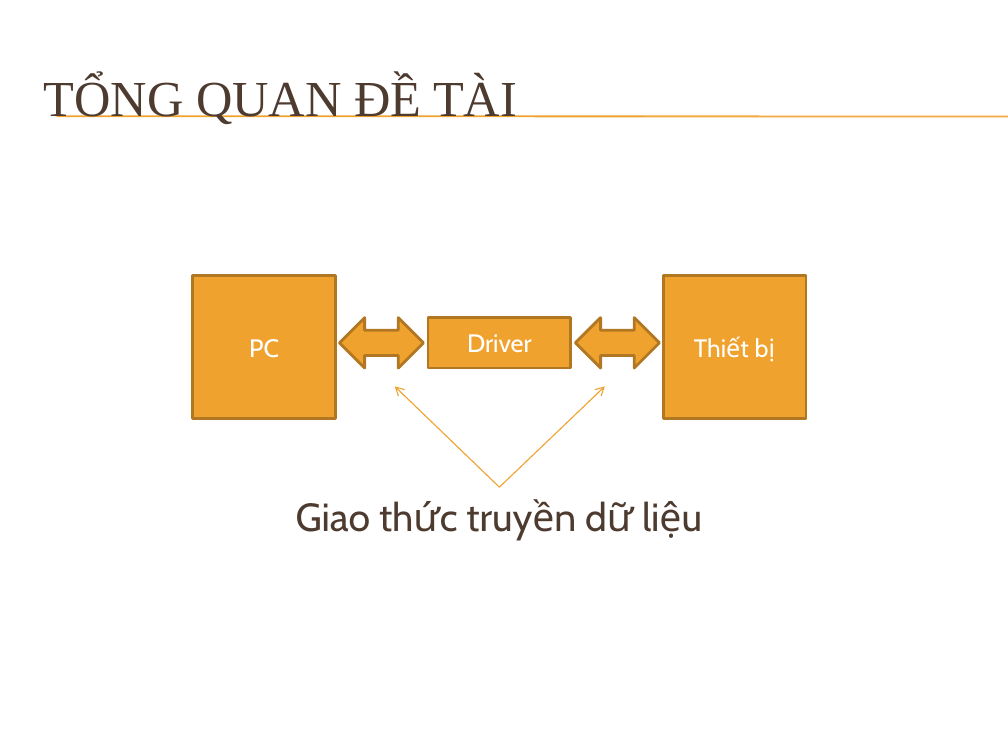
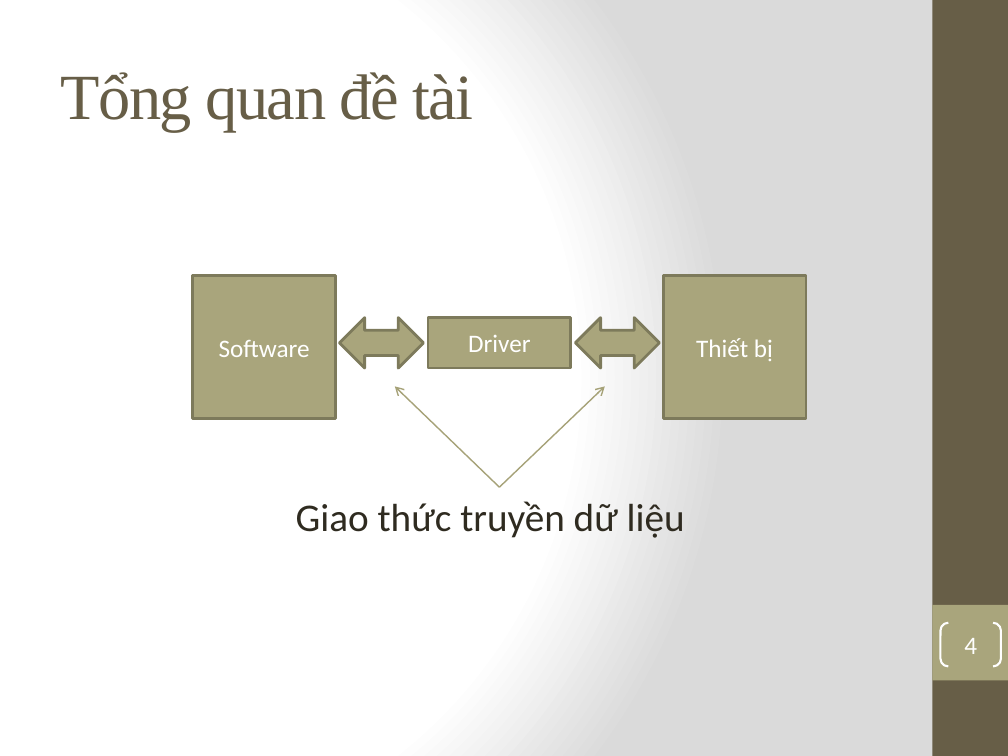
Before and after one commit to hothanghuy/driver, a slide deck: slide 4 of Đề tài.pptx (slide 2 before the commit). Drawn at 1008x756 pixels with LibreOffice and Linux fonts; fonts in the diff are those of the drawing; background and template pictures are left out. Boxes give left, top, right and bottom in pixels: in the first picture for what was removed or moved away, otherwise in the second. Text is boxed around its words. In the diff, an @@ line names an element or a change of style, - is before the commit and + after.

```diff
--- a/Đề tài.pptx
+++ b/Đề tài.pptx
@@ background picture (left out) to gradient #FFFFFF to #DADADA @@
@@ rectangle added at (x1=932, y1=0, x2=1008, y2=756), fill #675E47 @@
@@ title at (x1=60, y1=72, x2=474, y2=131): text changed; size 36 to 46 pt; text colour #4E3B30 to #675E47 @@
-TỔNG QUAN ĐỀ TÀI
+Tổng quan đề tài
@@ line removed from (56, 116) to (1008, 116) @@
@@ line removed from (56, 117) to (1008, 117) @@
@@ fill #F0A22E to #A9A57C; outline #B27822 2 pt to #7D7A5C 2 pt in 3 elements at (x1=340, y1=318, x2=423, y2=368), (x1=576, y1=318, x2=659, y2=368), (x1=193, y1=275, x2=336, y2=418) @@
@@ rectangle "Thiết bị" at (x1=663, y1=275, x2=806, y2=418): font Cabin to Calibri; fill #F0A22E to #A9A57C; outline #B27822 2 pt to #7D7A5C 2 pt @@
@@ rectangle "Driver" at (x1=428, y1=318, x2=572, y2=368): font Cabin to Calibri; fill #F0A22E to #A9A57C; outline #B27822 2 pt to #7D7A5C 2 pt @@
@@ text in rectangle at (x1=219, y1=340, x2=310, y2=357): text changed; font Cabin to Calibri @@
-PC
+Software
@@ arrow (499, 487) - (395, 386): stroke #F0A22E 0.79 pt to #A6A278 1 pt @@
@@ arrow (499, 487) - (605, 386): stroke #F0A22E 0.79 pt to #A6A278 1 pt @@
@@ text "Giao thức truyền dữ liệu" at (x1=296, y1=501, x2=685, y2=538): font Cabin to Calibri, text colour #4E3B30 to #2F2B20 @@
@@ rectangle added at (x1=932, y1=605, x2=1008, y2=680), fill #A9A57C @@
@@ page number added at (x1=940, y1=623, x2=1001, y2=666), outline #FFFFFF 1.5 pt, 18 pt, text #FFFFFF @@
+4
```
Also in this commit, not shown: 4 other slides changed, 9 slides added, 1 slide removed.
